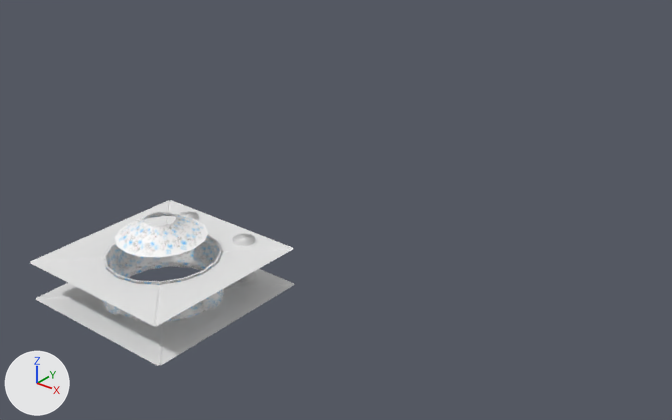
An edit to the Blender file KBARF_3D/GameRoom4.blend, drawn before and after from the same camera.
Rendered twice from a camera (50 mm lens) standing at (27.8, -22.9, 20.1) and looking at (0.7, 11.0, -0.9). Every picture has the same lights, and +X, +Y and +Z are marked at lower left.
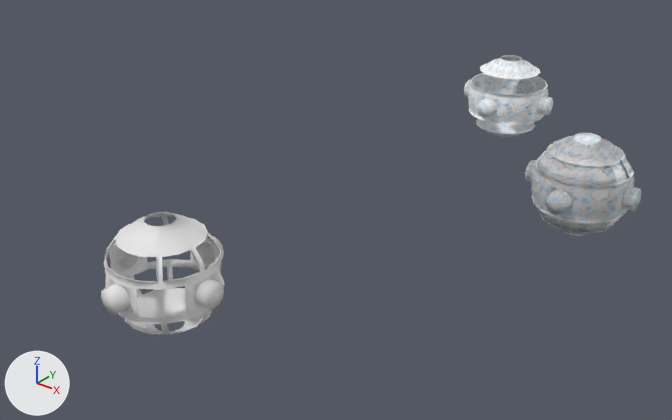
Changed parts and their boxes [x1, y1, x2, y2] in the pictures (672 x 420 px):
'Cube.008', hidden: before [30, 200, 294, 366]
'mainship_mod', reshaped, moved, modifiers changed: before [102, 212, 224, 322]; after [525, 133, 642, 235]
'mainship_mod.002', added: after [101, 212, 225, 335]
'mainship_mod.004', added: after [464, 55, 553, 137]
'Cylinder.002', hidden: before [233, 234, 257, 282]
'Cylinder.001', hidden: before [179, 211, 198, 220]
part 2 of me_mainship_mod, cut back: before [102, 212, 217, 322]; after [529, 133, 639, 232]

The change, as a diff of the scene's bpy script:
```diff
--- a/KBARF_3D/GameRoom4.blend.py
+++ b/KBARF_3D/GameRoom4.blend.py
@@ me_cube_009 @@
 # used by ob_cube_008; location = (0.0, 0.0, 0.0)
-me_cube_009.from_pydata(...)  # 80 vertices, 48 faces; spans x -4.0..4.0, y -4.0..4.0, z -0.9..0.9
+me_cube_009.from_pydata(...)  # 80 vertices, 48 faces; spans x -6.0..6.0, y -6.0..6.0, z -0.9..0.9
+# me_cube_009 part 1: 32 of 80 vertices moved; they spanned x -4.0..4.0, y -4.0..4.0, z -0.9..0.9 and now span x -6.0..6.0, y -6.0..6.0, z -0.9..0.9; mean shift (0.0, 0.0, 0.0); largest move (3.95, -3.95, 0.87) -> (5.95, -5.95, 0.87)
@@ me_mainship_mod @@
 # used by ob_mainship_mod; location = (0.0, 0.0, 0.0)
-me_mainship_mod.from_pydata(...)  # 449 vertices, 464 faces; spans x -3.1..3.1, y -3.1..3.1, z -2.64..2.65
+me_mainship_mod.from_pydata(...)  # 154 vertices, 136 faces; spans x 0.0..3.1, y 0.0..3.1, z -2.64..2.65
+# me_mainship_mod part 2: 316 vertices removed from x -3.1..3.0, y -3.1..3.0, z -2.55..2.65; 21 vertices added at x 0.0..3.0, y 0.04..2.28, z -1.32..2.65
 me_mainship_mod.materials.append(mat_design_mainship_png)
@@ me_mainship_mod_002 @@
+me_mainship_mod_002.from_pydata(...)  # 98 vertices, 91 faces, 3 loose edges; spans x 0.0..3.1, y 0.0..3.1, z 0.0..2.65
+me_mainship_mod_002.polygons.foreach_set('use_smooth', [True] * 91)
@@ ob_cube_008 @@
 ob_cube_008.location = (0.0, 0.0, 0.0)
+ob_cube_008.hide_set(True)  # its collection is switched off
@@ ob_cylinder_002 @@
 ob_cylinder_002 = bpy.data.objects.new('Cylinder.002', me_cylinder_003)
-ob_cylinder_002.location = (1.8, 3.1, 0.0)
-ob_cylinder_002.scale = (0.49, 0.49, 1.03)
+ob_cylinder_002.location = (1.8, 4.1, 0.0)
+ob_cylinder_002.scale = (0.735, 0.735, 1.03)
+ob_cylinder_002.hide_set(True)  # its collection is switched off
@@ ob_cylinder_001 @@
 ob_cylinder_001 = bpy.data.objects.new('Cylinder.001', me_cylinder_001)
-ob_cylinder_001.location = (-1.8, 3.1, 0.0)
-ob_cylinder_001.scale = (0.49, 0.49, 1.03)
+ob_cylinder_001.location = (-1.8, 4.1, 0.0)
+ob_cylinder_001.scale = (0.735, 0.735, 1.03)
+ob_cylinder_001.hide_set(True)  # its collection is switched off
@@ ob_mainship_mod @@
 ob_mainship_mod = bpy.data.objects.new('mainship_mod', me_mainship_mod)
-ob_mainship_mod.location = (0.0, 0.0, 0.0)
+ob_mainship_mod.location = (10.0, 20.0, 0.0)
+_m = ob_mainship_mod.modifiers.new('Mirror', 'MIRROR')
+_m.use_axis = (True, True, True)
+_m.use_clip = True
@@ ob_mainship_mod_002 @@
+ob_mainship_mod_002 = bpy.data.objects.new('mainship_mod.002', me_mainship_mod_002)
+ob_mainship_mod_002.location = (0.0, 0.0, 0.0)
+_m = ob_mainship_mod_002.modifiers.new('Mirror', 'MIRROR')
+_m.use_axis = (True, True, True)
+_m.use_clip = True
@@ ob_mainship_mod_004 @@
+ob_mainship_mod_004 = bpy.data.objects.new('mainship_mod.004', me_mainship_mod.copy())  # the mesh of ob_mainship_mod
+ob_mainship_mod_004.location = (0.0, 30.0, 0.0)
```
